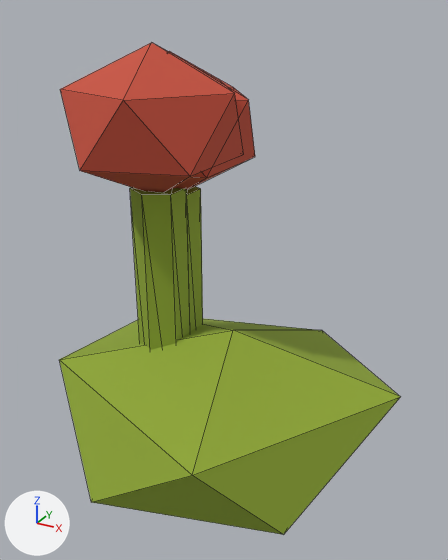
The glTF model assets/3d/final/prop_flowers_red.glb as it was, and as the next commit left it.
Camera for both pictures: a 50 mm camera at (0.226, -0.412, 0.403) aimed at (-0.003, 0.003, 0.196). The lights are fixed; the arrows at lower left show +X, +Y and +Z. The older version comes first. Mesh edges are drawn as thin lines. Vertices at exactly the same position are counted once.

Names of what the first picture shows: 'fre_head0', 'fre_head1', 'fre_leafmound', 'fre_stem0', 'fre_stem1'.
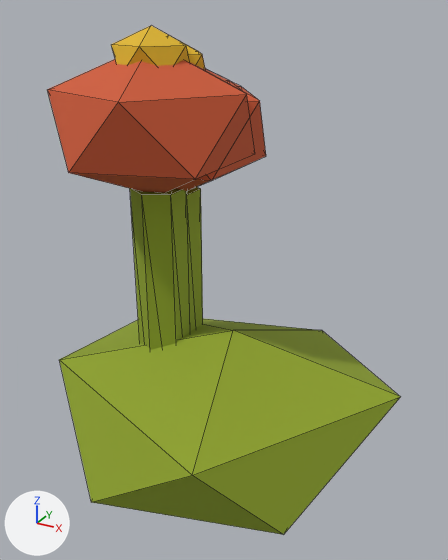
Boxes (x1, y1, x2, y2) around the edits, measured in the pictures (448 x 560 px):
'fre_head0', reshaped
    before: (60, 43, 244, 192)
    after: (47, 59, 255, 193)
'fre_head1', reshaped
    before: (169, 51, 255, 190)
    after: (175, 82, 266, 191)
'fre_eye0', added (yellow)
    after: (111, 26, 190, 66)
'fre_eye1', added (mostly hidden)
    after: (185, 44, 205, 69)

Patch to the scene script:
```diff
--- a/assets/3d/final/prop_flowers_red.glb.py
+++ b/assets/3d/final/prop_flowers_red.glb.py
@@ me_icosphere_087 @@
-me_icosphere_087.from_pydata(...)  # 12 vertices, 20 faces; spans x -0.1145..0.0197, y -0.0861..0.0415, z 0.2682..0.3807
-me_icosphere_087.vertices[0].co = (-0.0474, -0.0223, 0.2682)
-me_icosphere_087.vertices[1].co = (0.0069, -0.0618, 0.2993)  # pixel (190, 176)
-me_icosphere_087.vertices[2].co = (-0.0681, -0.0861, 0.2993)  # pixel (79, 170)
-me_icosphere_087.vertices[3].co = (-0.1145, -0.0223, 0.2993)
-me_icosphere_087.vertices[4].co = (-0.0681, 0.0415, 0.2993)
-me_icosphere_087.vertices[5].co = (0.0069, 0.0171, 0.2993)  # pixel (243, 154)
-me_icosphere_087.vertices[6].co = (-0.0267, -0.0861, 0.3496)  # pixel (123, 100)
-me_icosphere_087.vertices[7].co = (-0.1017, -0.0618, 0.3496)  # pixel (60, 89)
-me_icosphere_087.vertices[8].co = (-0.1017, 0.0171, 0.3496)
-me_icosphere_087.vertices[9].co = (-0.0267, 0.0415, 0.3496)  # pixel (220, 81)
-me_icosphere_087.vertices[10].co = (0.0197, -0.0223, 0.3496)  # pixel (234, 93)
-me_icosphere_087.vertices[11].co = (-0.0474, -0.0223, 0.3807)  # pixel (151, 42)
+me_icosphere_087.from_pydata(...)  # 12 vertices, 20 faces; spans x -0.1234..0.0286, y -0.0946..0.05, z 0.2683..0.3805
+# me_icosphere_087 part 1
+me_icosphere_087.vertices[0].co = (-0.0474, -0.0223, 0.2683)
+me_icosphere_087.vertices[1].co = (0.0141, -0.067, 0.2994)  # pixel (195, 179)
+me_icosphere_087.vertices[2].co = (-0.0709, -0.0946, 0.2994)  # pixel (68, 172)
+me_icosphere_087.vertices[3].co = (-0.1234, -0.0223, 0.2994)
+me_icosphere_087.vertices[4].co = (-0.0709, 0.05, 0.2994)
+me_icosphere_087.vertices[5].co = (0.0141, 0.0223, 0.2994)  # pixel (255, 153)
+me_icosphere_087.vertices[6].co = (-0.0239, -0.0946, 0.3495)  # pixel (118, 102)
+me_icosphere_087.vertices[7].co = (-0.1089, -0.067, 0.3495)  # pixel (47, 89)
+me_icosphere_087.vertices[8].co = (-0.1089, 0.0223, 0.3495)
+me_icosphere_087.vertices[9].co = (-0.0239, 0.05, 0.3495)  # pixel (229, 80)
+me_icosphere_087.vertices[10].co = (0.0286, -0.0223, 0.3495)  # pixel (246, 94)
+me_icosphere_087.vertices[11].co = (-0.0474, -0.0223, 0.3805)
 me_icosphere_087.materials.append(mat_petal_red)
@@ me_icosphere_088 @@
-me_icosphere_088.from_pydata(...)  # 12 vertices, 20 faces; spans x -0.1172..0.017, y -0.0598..0.0678, z 0.2608..0.3733
-me_icosphere_088.vertices[0].co = (-0.0501, 0.004, 0.2608)
-me_icosphere_088.vertices[1].co = (0.0042, -0.0354, 0.2919)  # pixel (206, 177)
-me_icosphere_088.vertices[2].co = (-0.0708, -0.0598, 0.2919)
-me_icosphere_088.vertices[3].co = (-0.1172, 0.004, 0.2919)
-me_icosphere_088.vertices[4].co = (-0.0708, 0.0678, 0.2919)
-me_icosphere_088.vertices[5].co = (0.0042, 0.0434, 0.2919)  # pixel (255, 156)
-me_icosphere_088.vertices[6].co = (-0.0294, -0.0598, 0.3422)
-me_icosphere_088.vertices[7].co = (-0.1044, -0.0354, 0.3422)
-me_icosphere_088.vertices[8].co = (-0.1044, 0.0434, 0.3422)
-me_icosphere_088.vertices[9].co = (-0.0294, 0.0678, 0.3422)  # pixel (233, 87)
-me_icosphere_088.vertices[10].co = (0.017, 0.004, 0.3422)  # pixel (248, 99)
-me_icosphere_088.vertices[11].co = (-0.0501, 0.004, 0.3733)  # pixel (169, 51)
+me_icosphere_088.from_pydata(...)  # 12 vertices, 20 faces; spans x -0.1261..0.0259, y -0.0683..0.0763, z 0.261..0.3732
+# me_icosphere_088 part 2
+me_icosphere_088.vertices[0].co = (-0.0501, 0.004, 0.261)
+me_icosphere_088.vertices[1].co = (0.0114, -0.0407, 0.292)  # pixel (211, 180)
+me_icosphere_088.vertices[2].co = (-0.0736, -0.0683, 0.292)
+me_icosphere_088.vertices[3].co = (-0.1261, 0.004, 0.292)
+me_icosphere_088.vertices[4].co = (-0.0736, 0.0763, 0.292)
+me_icosphere_088.vertices[5].co = (0.0114, 0.0487, 0.292)  # pixel (266, 156)
+me_icosphere_088.vertices[6].co = (-0.0266, -0.0683, 0.3422)
+me_icosphere_088.vertices[7].co = (-0.1116, -0.0407, 0.3422)
+me_icosphere_088.vertices[8].co = (-0.1116, 0.0487, 0.3422)
+me_icosphere_088.vertices[9].co = (-0.0266, 0.0763, 0.3422)  # pixel (241, 86)
+me_icosphere_088.vertices[10].co = (0.0259, 0.004, 0.3422)  # pixel (259, 100)
+me_icosphere_088.vertices[11].co = (-0.0501, 0.004, 0.3732)
 me_icosphere_088.materials.append(mat_petal_red)
@@ ob_fre_eye1 @@
+ob_fre_eye1 = bpy.data.objects.new('fre_eye1', me_icosphere_103)  # an icosphere of 20 faces spanning x -0.0787..-0.0215, y -0.0232..0.0312, z 0.3397..0.3845; in mat_flower_yellow (yellow #e0b62a)
+ob_fre_eye1.location = (0.0, 0.0, 0.0)
@@ ob_fre_eye0 @@
+ob_fre_eye0 = bpy.data.objects.new('fre_eye0', me_icosphere_101)  # an icosphere of 20 faces spanning x -0.076..-0.0188, y -0.0496..0.0049, z 0.347..0.3918; in mat_flower_yellow (yellow #e0b62a)
+ob_fre_eye0.location = (0.0, 0.0, 0.0)
```
